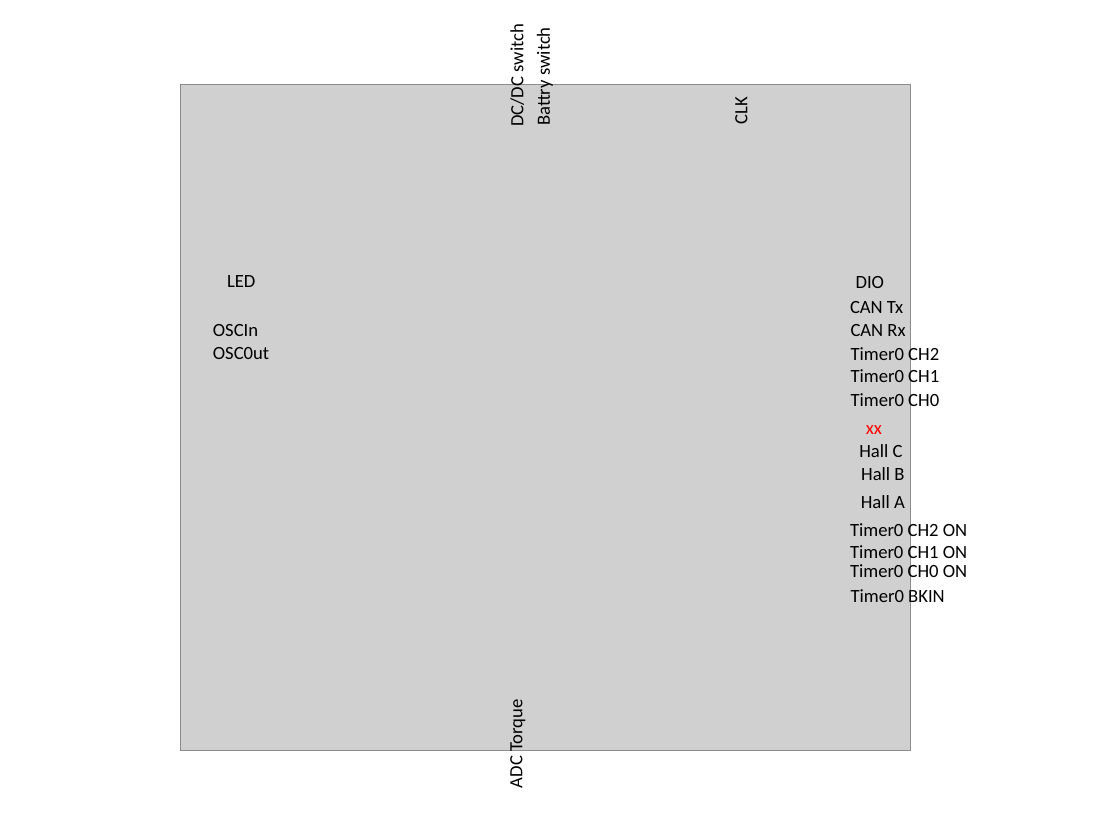
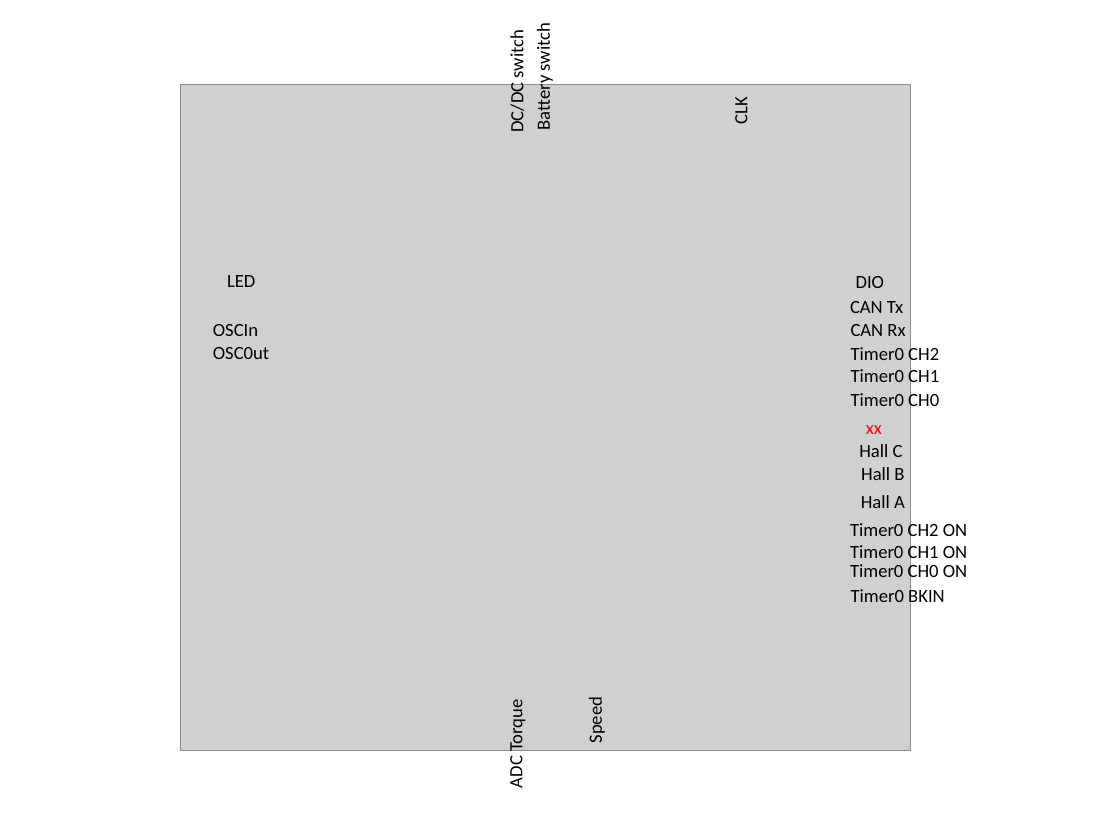
Before and after one commit to stancecoke/BAFANG_HUB_GD32F303RCT6, a slide deck: slide 1 of documentation/BANFANGHUB Pinout.pptx. Drawn at 1120x840 pixels with LibreOffice and Linux fonts; fonts in the diff are those of the drawing; grey boxes stand for pictures. Boxes give left, top, right and bottom in pixels: in the first picture for what was removed or moved away, otherwise in the second. Text is boxed around its words. In the diff, an @@ line names an element or a change of style, - is before the commit and + after.

Commit message:
Speed Pin identified and PWM running with 16kHz

```diff
--- a/documentation/BANFANGHUB Pinout.pptx
+++ b/documentation/BANFANGHUB Pinout.pptx
@@ text "DC/DC switch" moved from (x1=506, y1=28, x2=529, y2=125) to (x1=506, y1=34, x2=529, y2=131) @@
@@ text at (x1=532, y1=27, x2=555, y2=129): text changed @@
-Battry switch
+Battery switch
@@ text added at (x1=584, y1=701, x2=607, y2=743), 12 pt, text #000000 @@
+Speed
```
Also in this commit, not shown: 3 other files.
